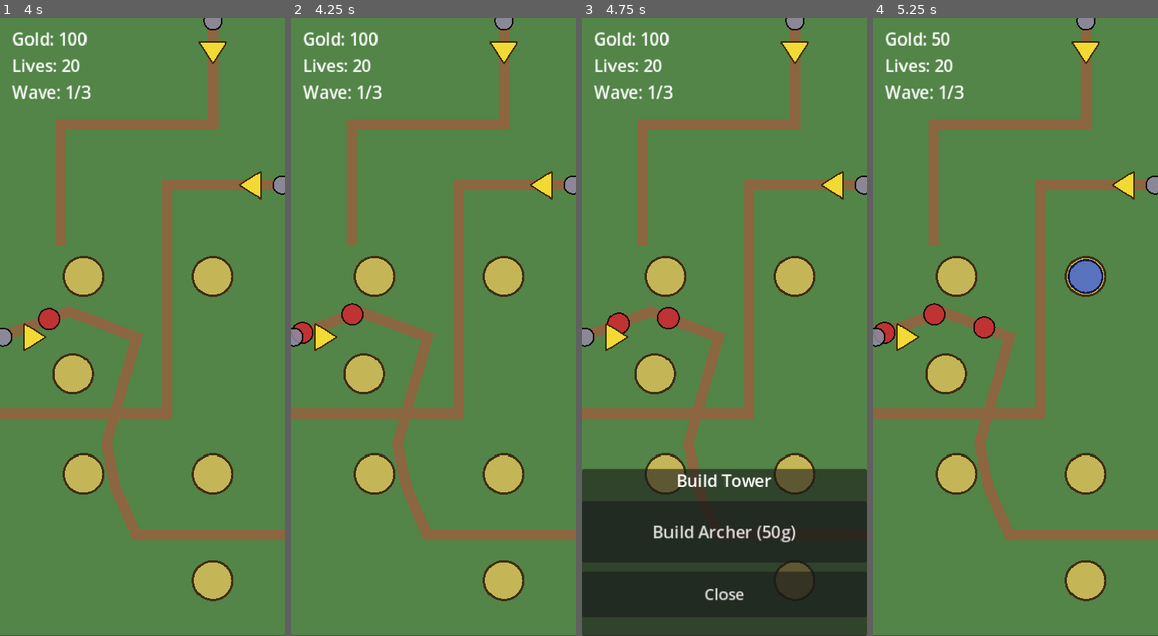
Above: before the commit, frames 1-4 (left to right).
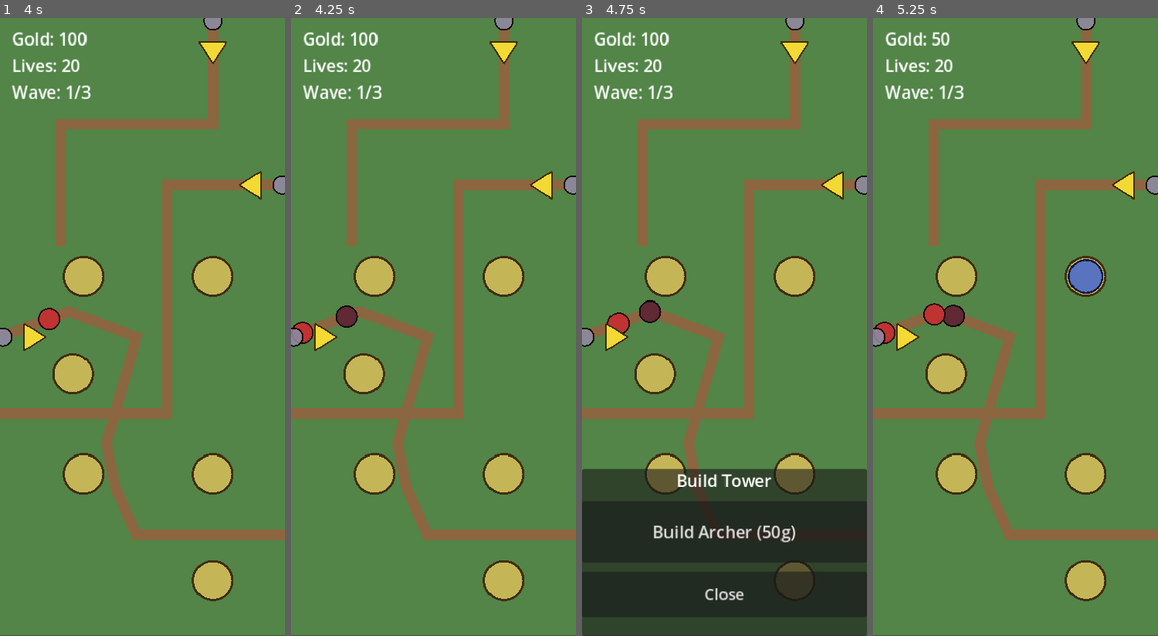
Above: after the commit, the same moments.

Repository: ookeooke/td1
Game: Godot game, scene res://main/Main.tscn
Same seed, same stepped clock (60 frames per second), same inputs: the game is played once before the commit and once after it.
Inputs (mouse positions are in pixels of both pictures, inside the frame that each line leads up to):
- Up to frame 1 (4 s): tap Enter at 0.5, 2 s; move the mouse to (128, 450) at 0.52 s; click (128, 450) at 0.67 s; tap Space at 1.25, 2.75 s; drag from (228, 419) to (128, 450) at 1.27 s; move the mouse to (57, 234) at 2.02 s; click (57, 234) at 2.17 s; drag from (156, 327) to (57, 234) at 2.77 s; move the mouse to (99, 172) at 3.52 s; click (99, 172) at 3.67 s
- Up to frame 2 (4.25 s): no input
- Up to frame 3 (4.75 s): drag from (787, 296) to (681, 172) at 4.27 s
- Up to frame 4 (5.25 s): click "Build Archer (50g)" at 5 s

Frame 1 is identical in both runs. In frame 2, 0.3% of the frame differs, in the area x 15-26%, y 46-51%; in frame 3, 0.4%, in the area x 20-35%, y 45-51%; in frame 4, 0.4%.

Commit message:
Phase 13: Status effects (slow + stun)
- systems/StatusEffect.gd (RefCounted): id + duration + apply/remove hooks.
- systems/SlowEffect.gd: scales BaseEnemy speed by (1 - slow_factor).
- systems/StunEffect.gd: zero-speed freeze via State.STUNNED.
- Effect subclasses use path-based extends to survive the LSP's class_name
  index lag on freshly created files.
- BaseEnemy gains _effects dict + apply_status_effect + _tick_effects +
  _effective_speed + tint visuals. Stun drives state transitions; slow
  modulates WALKING speed. Reapplying the same id replaces the prior
  effect.
- Main.gd runs a one-shot demo on the first enemy of each run:
  SlowEffect(0.5, 1.5) → StunEffect(1.5). Preload consts avoid the
  class_name cascade.

Diff:
--- a/enemies/base_enemy.gd
+++ b/enemies/base_enemy.gd
@@ -10,6 +10,10 @@
 
 var _path_follow: PathFollow2D
 var _path_id: String = ""
+
+# Active status effects keyed by id ("slow", "stun"). Reapplying the same id
+# replaces the prior effect (refreshes duration / takes stronger value).
+var _effects: Dictionary = {}
 
 
 func _ready() -> void:
@@ -32,13 +36,63 @@
 func _physics_process(delta: float) -> void:
 	if _path_follow == null or data == null:
 		return
+	_tick_effects(delta)
 	match state:
 		State.WALKING:
-			_path_follow.progress += data.move_speed * delta
+			_path_follow.progress += _effective_speed() * delta
 			if _path_follow.progress_ratio >= 1.0:
 				_reach_end()
 		State.STUNNED, State.COMBAT, State.STEALTHED, State.DYING:
 			pass
+
+
+func apply_status_effect(effect) -> void:
+	# effect: StatusEffect subclass (SlowEffect / StunEffect / etc.)
+	# Untyped param so this compiles before Godot indexes systems/*.gd class_names.
+	if effect == null or state == State.DYING:
+		return
+	_effects[effect.id] = effect
+	effect.apply(self)
+	if effect.id == "stun" and state != State.STUNNED:
+		change_state(State.STUNNED)
+	_refresh_visuals()
+
+
+func _tick_effects(delta: float) -> void:
+	if _effects.is_empty():
+		return
+	var expired: Array[String] = []
+	for id in _effects.keys():
+		var e = _effects[id]
+		e.duration -= delta
+		if e.duration <= 0.0:
+			expired.append(id)
+	if expired.is_empty():
+		return
+	for id in expired:
+		var e = _effects[id]
+		e.remove(self)
+		_effects.erase(id)
+		if id == "stun" and state == State.STUNNED:
+			change_state(State.WALKING)
+	_refresh_visuals()
+
+
+func _effective_speed() -> float:
+	var s: float = data.move_speed
+	if _effects.has("slow"):
+		s *= (1.0 - _effects["slow"].slow_factor)
+	return s
+
+
+func _refresh_visuals() -> void:
+	# Stun takes visual priority over slow.
+	if _effects.has("stun"):
+		modulate = Color(1.0, 1.0, 0.3)
+	elif _effects.has("slow"):
+		modulate = Color(0.5, 0.8, 1.0)
+	else:
+		modulate = Color(1, 1, 1)
 
 
 func take_damage(amount: float, type: int, _source: Node = null) -> void:
--- a/main/Main.gd
+++ b/main/Main.gd
@@ -2,12 +2,18 @@
 
 # Phase 11: real wave system. Main loads level1_waves.tres and hands it to
 # WaveManager. Player places/sells archers while waves run. Phase 12 adds
-# win/lose screens on all_waves_completed / game_over.
+# win/lose screens on all_waves_completed / game_over. Phase 13 adds a
+# small test harness that slows + stuns the first enemy of the run so the
+# status-effect system is visible before any tower/skill wires it up.
 
 const LEVEL1_WAVES: Resource = preload("res://levels/level1_waves.tres")
+const SlowEffectScript := preload("res://systems/SlowEffect.gd")
+const StunEffectScript := preload("res://systems/StunEffect.gd")
 
 @onready var level: Node2D = $Level1
 @onready var towers: Node2D = $Towers
+
+var _phase13_demo_used: bool = false
 
 
 func _ready() -> void:
@@ -20,8 +26,31 @@
 	EventBus.all_waves_completed.connect(_on_all_waves_completed)
 	EventBus.enemy_reached_end.connect(_on_enemy_reached_end)
 	EventBus.tower_built.connect(_on_tower_built)
+	EventBus.enemy_spawned.connect(_on_enemy_spawned)
 
 	WaveManager.start(LEVEL1_WAVES, level)
+
+
+func _on_enemy_spawned(enemy: Node, _path_id: String) -> void:
+	# Phase 13 demo: apply slow (1.5 s) then stun (1.5 s) to the very first
+	# spawn so the tint + speed change are visible on a fresh run.
+	if _phase13_demo_used:
+		return
+	_phase13_demo_used = true
+	_demo_status_effects(enemy)
+
+
+func _demo_status_effects(enemy: Node) -> void:
+	await get_tree().create_timer(1.0).timeout
+	if not is_instance_valid(enemy) or not enemy.has_method("apply_status_effect"):
+		return
+	enemy.apply_status_effect(SlowEffectScript.new(0.5, 1.5))
+	print("[Main] demo: applied SlowEffect to first enemy")
+	await get_tree().create_timer(1.8).timeout
+	if not is_instance_valid(enemy):
+		return
+	enemy.apply_status_effect(StunEffectScript.new(1.5))
+	print("[Main] demo: applied StunEffect to first enemy")
 
 
 func _on_wave_started(wave_number: int, path_ids: Array) -> void:
--- /dev/null
+++ b/systems/SlowEffect.gd
@@ -0,0 +1,13 @@
+extends "res://systems/StatusEffect.gd"
+class_name SlowEffect
+
+# Reduces enemy effective move speed by `slow_factor` (0..1) for `duration` seconds.
+# BaseEnemy reads slow_factor directly via its "slow" status slot.
+
+var slow_factor: float = 0.5
+
+
+func _init(p_slow_factor: float = 0.5, p_duration: float = 2.0) -> void:
+	id = "slow"
+	slow_factor = clampf(p_slow_factor, 0.0, 1.0)
+	duration = p_duration
--- /dev/null
+++ b/systems/StatusEffect.gd
@@ -0,0 +1,17 @@
+extends RefCounted
+class_name StatusEffect
+
+# Base class for timed enemy status effects (Phase 13+).
+# Subclasses override apply()/remove() for state hooks; BaseEnemy ticks
+# `duration` down and reads effect-specific fields (e.g. slow_factor) directly.
+
+var id: String = ""
+var duration: float = 0.0
+
+
+func apply(_enemy: Node) -> void:
+	pass
+
+
+func remove(_enemy: Node) -> void:
+	pass
--- /dev/null
+++ b/systems/StunEffect.gd
@@ -0,0 +1,10 @@
+extends "res://systems/StatusEffect.gd"
+class_name StunEffect
+
+# Freezes the enemy for `duration` seconds. While active, BaseEnemy forces
+# State.STUNNED (speed = 0). On expiry BaseEnemy transitions back to WALKING.
+
+
+func _init(p_duration: float = 1.0) -> void:
+	id = "stun"
+	duration = p_duration
Not shown, changed: SESSIONS.md
